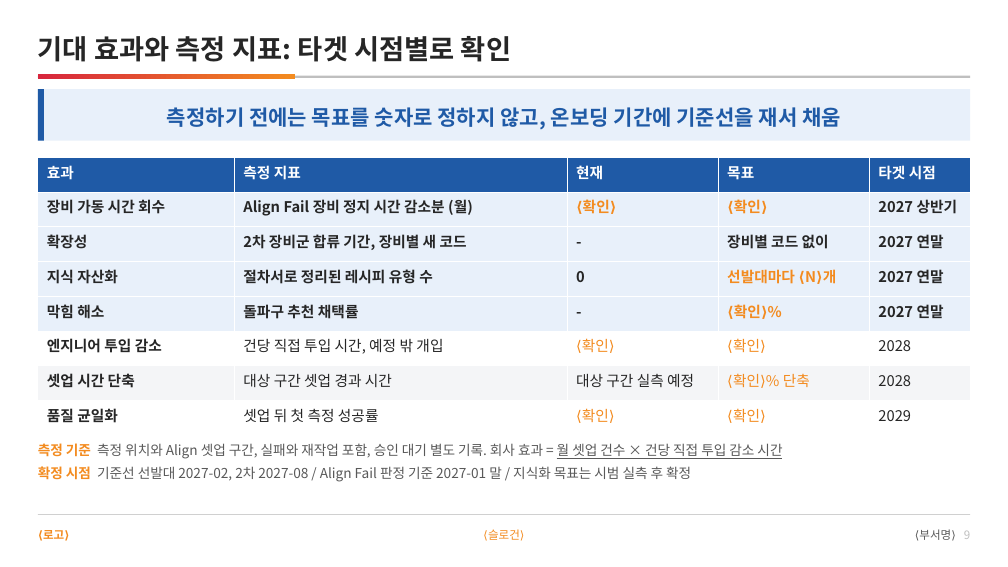
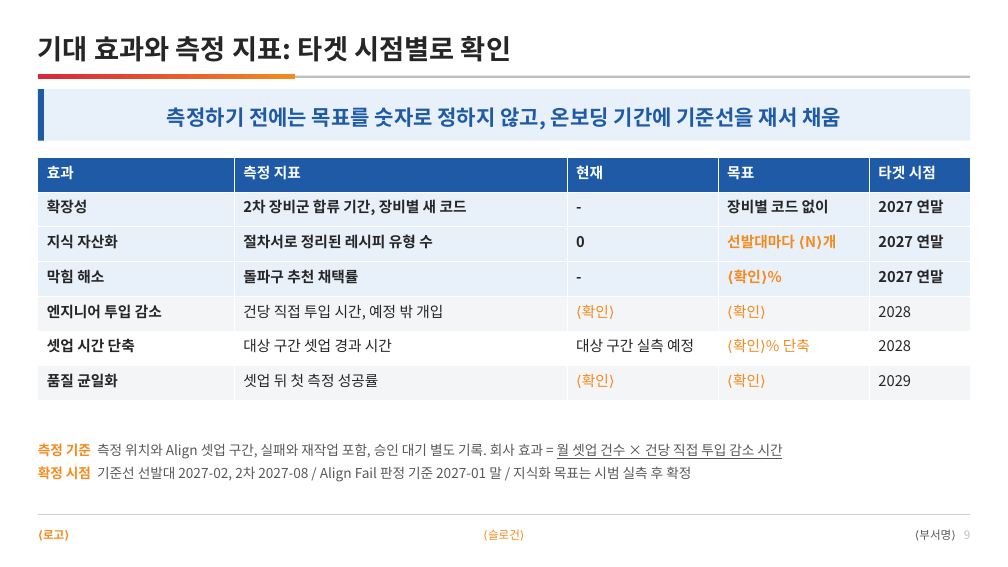
Before and after one commit to DarrenKoi/pm_notes, a slide deck: slide 9 of my-task/arc-tf/deliverables/arc-tf-proposal.pptx. Drawn at 1008x567 pixels with LibreOffice and Linux fonts; fonts in the diff are those of the drawing. Boxes give left, top, right and bottom in pixels: in the first picture for what was removed or moved away, otherwise in the second. Text is boxed around its words. In the diff, an @@ line names an element or a change of style, - is before the commit and + after.

```diff
--- a/my-task/arc-tf/deliverables/arc-tf-proposal.pptx
+++ b/my-task/arc-tf/deliverables/arc-tf-proposal.pptx
@@ table at box(38, 157, 970, 401) @@
-row 2: 장비 가동 시간 회수 | Align Fail 장비 정지 시간 감소분 (월) | ⟨확인⟩ | ⟨확인⟩ | 2027 상반기
```
Also in this commit, not shown: 1 other slide changed, 11 other files.
